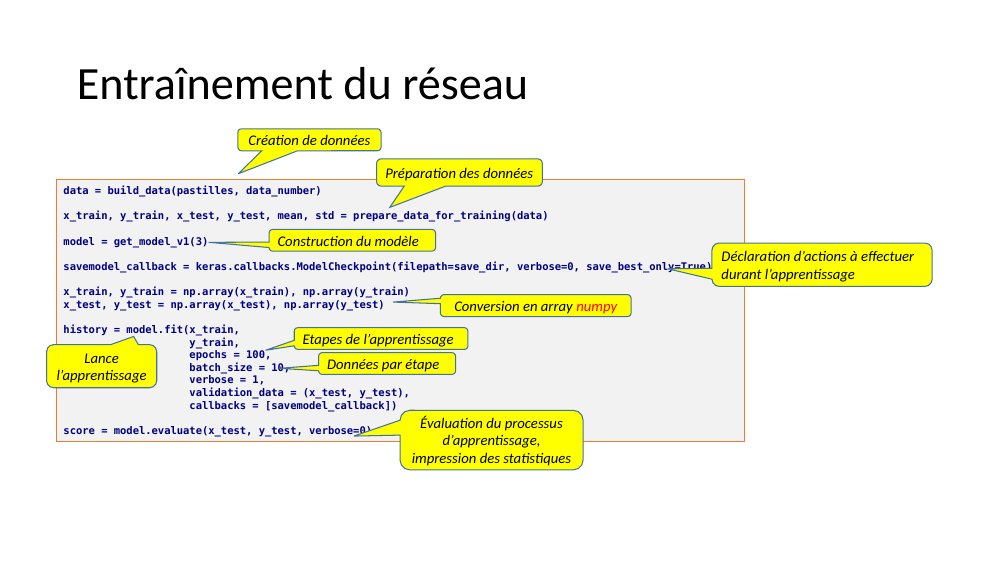
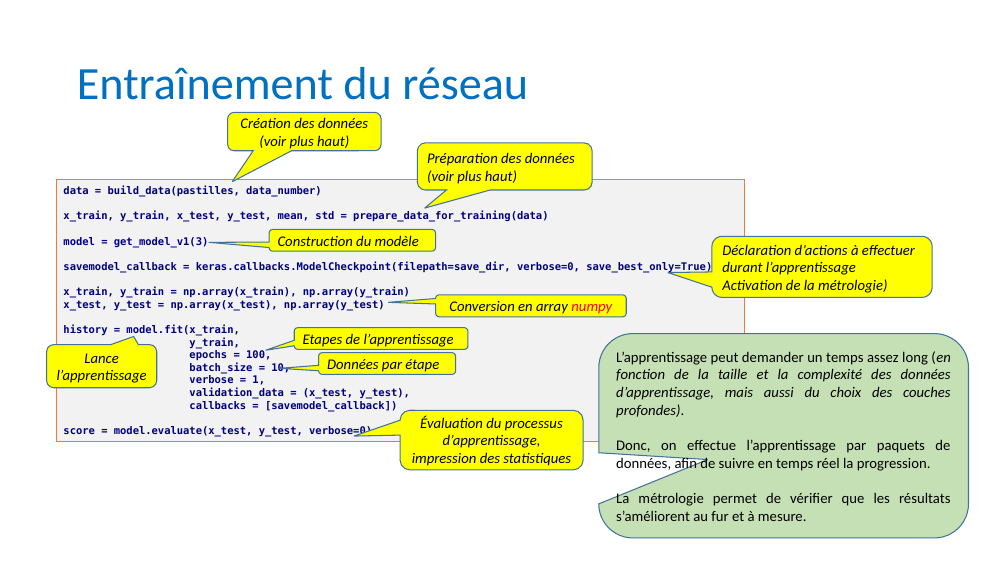
Before and after one commit to anumby-source/RobotServiceJeunesse2023, a slide deck: slide 12 of TCS34725/Apprentissage pour Les pastilles.pptx (slide 9 before the commit). Drawn at 1008x567 pixels with LibreOffice and Linux fonts; fonts in the diff are those of the drawing. Boxes give left, top, right and bottom in pixels: in the first picture for what was removed or moved away, otherwise in the second. Text is boxed around its words. In the diff, an @@ line names an element or a change of style, - is before the commit and + after.

Commit message:
Deuxième version de la présentation pédagogique sur le Réseau de Neurones tuile.py> dessin des tuiles qwirqle en python

```diff
--- a/TCS34725/Apprentissage pour Les pastilles.pptx
+++ b/TCS34725/Apprentissage pour Les pastilles.pptx
@@ title "Entraînement du réseau" at box(77, 67, 528, 100): text colour #000000 to #0070C0 @@
@@ rounded speech box "Création des données" at box(228, 113, 381, 151): proportions changed @@
@@ rounded speech box "Création des données": place and size @@
-rounded speech box "Création des données" at box(238, 129, 381, 150)
+rounded speech box "Création des données" at box(228, 113, 381, 151)
@@ text in rounded speech box at box(240, 117, 368, 149): text changed @@
-Création de données
+Création des données
+(voir plus haut)
@@ rounded speech box "Préparation des données": place and size @@
-rounded speech box "Préparation des données" at box(377, 159, 542, 186)
+rounded speech box "Préparation des données" at box(417, 143, 592, 190)
@@ rounded speech box "Préparation des données" at box(417, 143, 592, 190): proportions changed @@
@@ text in rounded speech box at box(427, 170, 517, 184): paragraph added @@
+(voir plus haut)
@@ rounded speech box "Déclaration d’actions à effectuer durant ...": place and size @@
-rounded speech box "Déclaration d’actions à effectuer durant ..." at box(712, 243, 932, 286)
+rounded speech box "Déclaration d’actions à effectuer durant ..." at box(712, 237, 932, 298)
@@ rounded speech box "Conversion en array numpy": place and size @@
-rounded speech box "Conversion en array numpy" at box(441, 295, 631, 317)
+rounded speech box "Conversion en array numpy" at box(436, 295, 626, 317)
@@ text in rounded speech box at box(722, 279, 887, 293): paragraph added @@
+Activation de la métrologie)
@@ rounded speech box added at box(599, 333, 969, 538), fill #C5E0B4, outline #43739E 1 pt, 14 pt, text #000000 @@
+L’apprentissage peut demander un temps assez long (en fonction de la taille et la complexité des données d’apprentissage, mais aussi du choix des couches profondes).
+Donc, on effectue l’apprentissage par paquets de données, afin de suivre en temps réel la progression.
+La métrologie permet de vérifier que les résultats s’améliorent au fur et à mesure.
```
Also in this commit, not shown: 10 other slides changed, 3 slides added, 1 other file.
